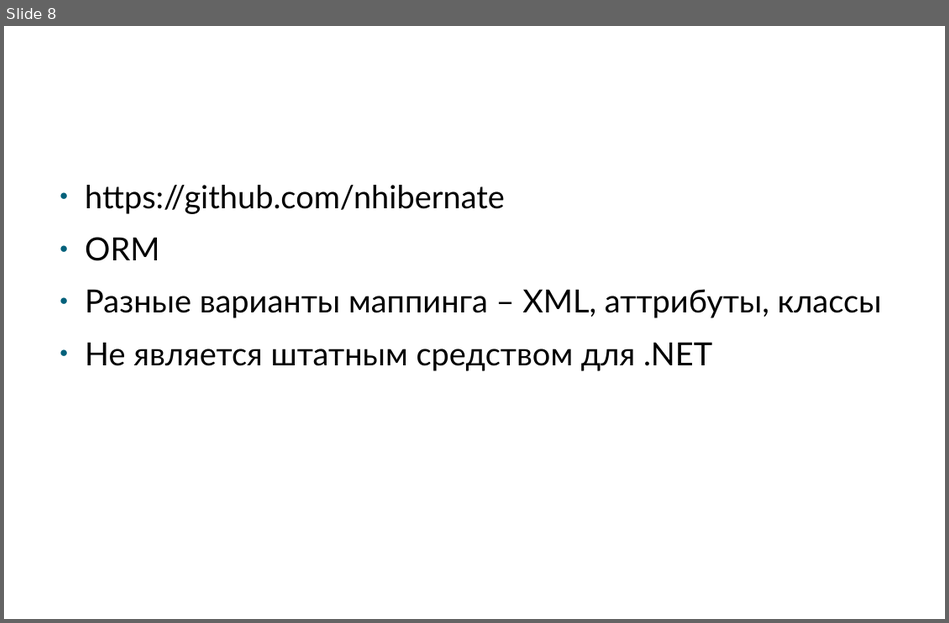
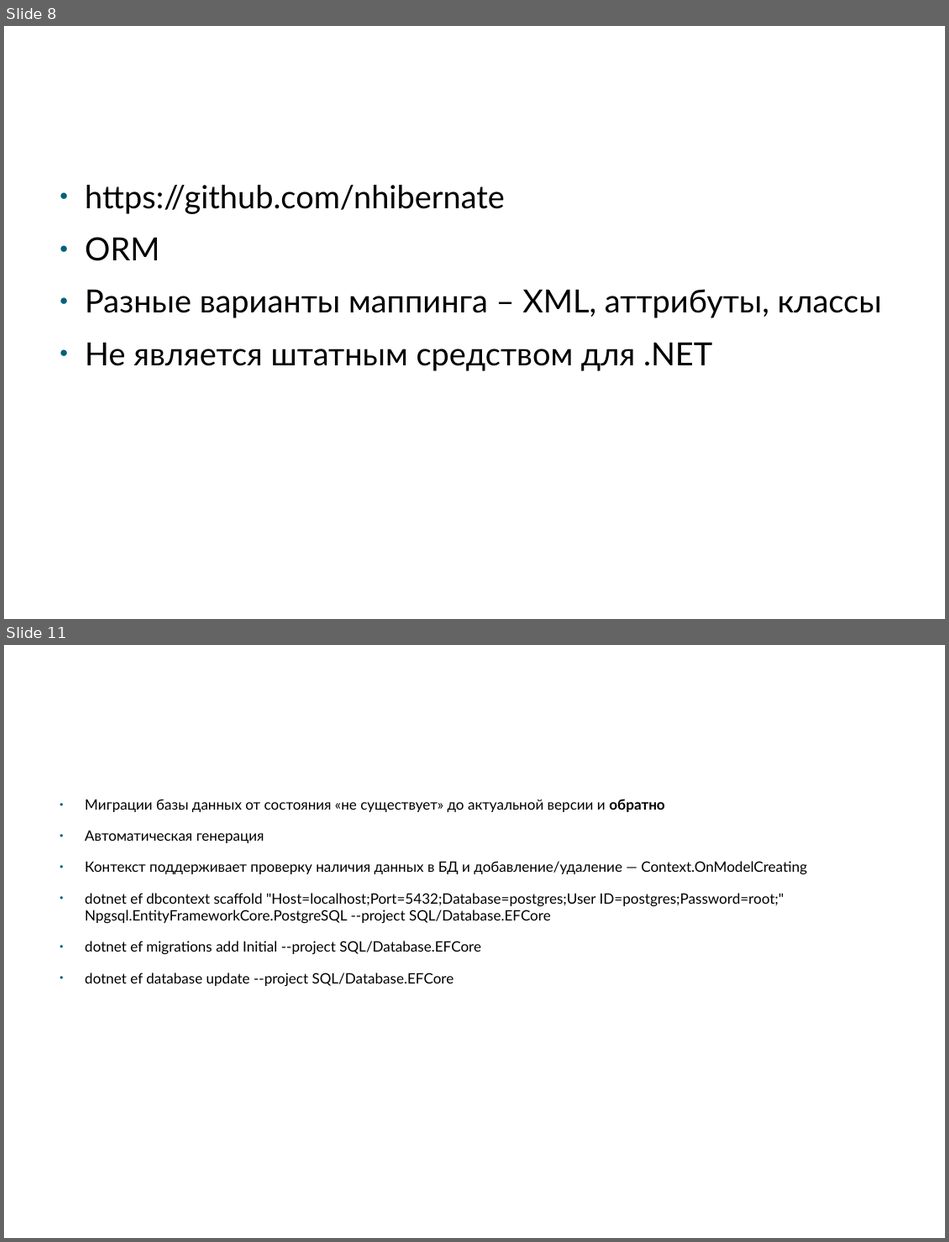
Before and after one commit to klimenkoAnna/DeveloperInstrumentalTools, a slide deck: docs/ETU DIT #3.pptx. Shown one above the other, each under a label of ours: slide 8 before the commit, slides 8 and 11 after it; the slides between them are not shown. The pictures are 949x623 and 949x1242 pixels, drawn with LibreOffice and Linux fonts; fonts in the diff are those of the drawing; background and template pictures are left out. Boxes give left, top, right and bottom in pixels: in the first picture for what was removed or moved away, otherwise in the second. Text is boxed around its words. In the diff, an @@ line names an element or a change of style, - is before the commit and + after.

```diff
--- a/docs/ETU DIT #3.pptx
+++ b/docs/ETU DIT #3.pptx
@@ slide 11 added at [4, 645, 945, 1238], background picture (left out) @@
@@ text added at [51, 654, 899, 753], 60 pt, text #FFFFFF @@
+EF Migrations
@@ text added at [85, 799, 807, 986], 14.4 pt, text #000000 @@
+● Миграции базы данных от состояния «не существует» до актуальной версии и обратно
+● Автоматическая генерация
+● Контекст поддерживает проверку наличия данных в БД и добавление/удаление — Context.OnModelCreating
+● dotnet ef dbcontext scaffold "Host=localhost;Port=5432;Database=postgres;User ID=postgres;Password=root;" Npgsql.EntityFrameworkCore.PostgreSQL --project SQL/Database.EFCore
+● dotnet ef migrations add Initial --project SQL/Database.EFCore
+● dotnet ef database update --project SQL/Database.EFCore
```
Also in this commit, not shown: 5 slides changed, 3 other slides added, 2 slides removed.
